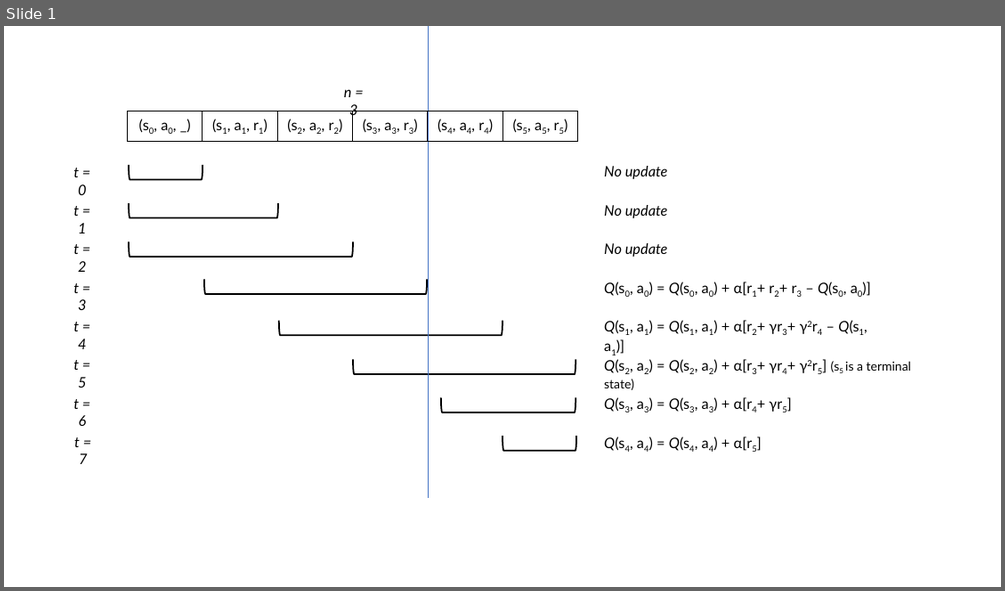
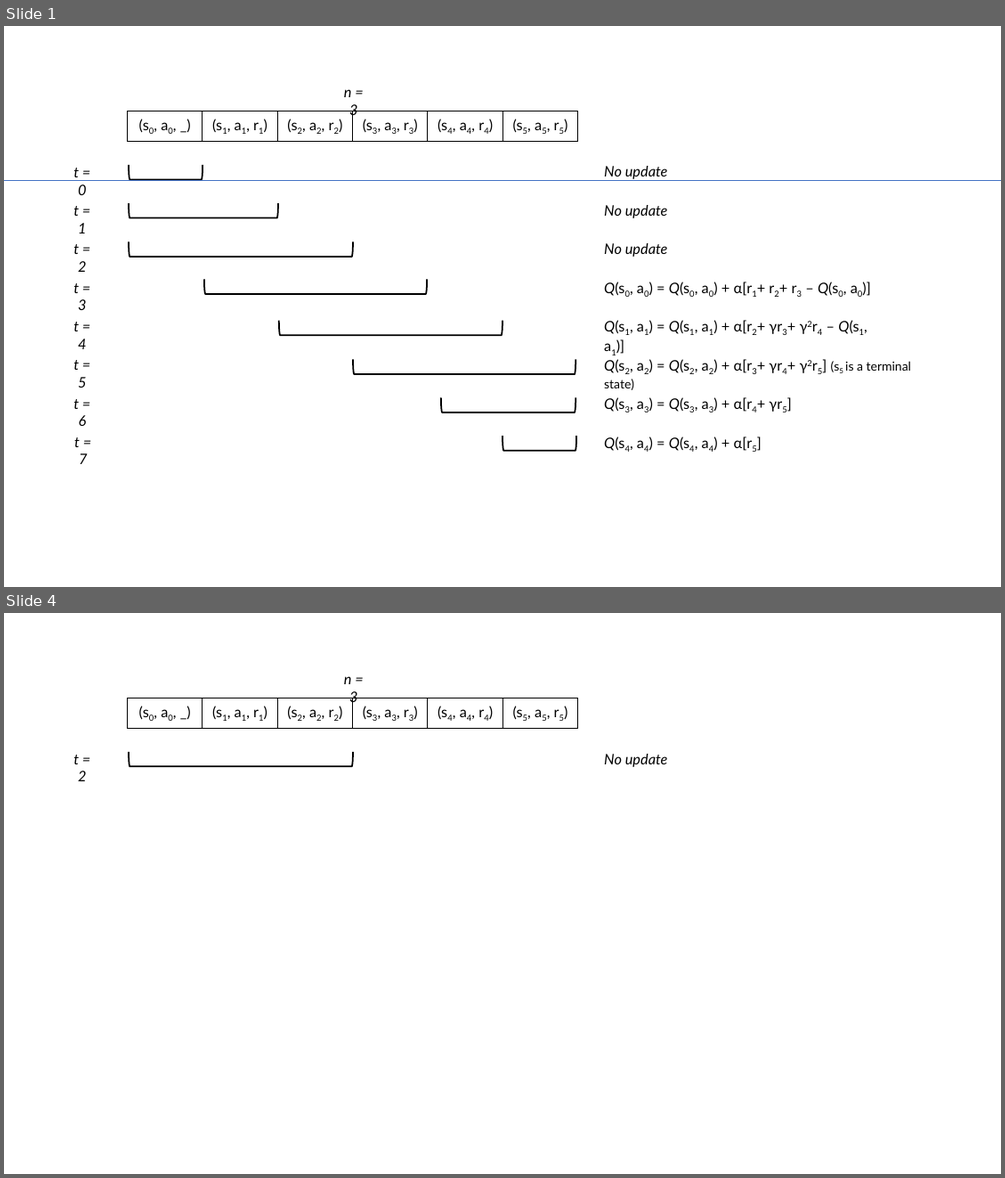
Before and after one commit to mastering-rl/mastering-rl.github.io, a slide deck: single-agent/figs/n-step-windows.pptx. Shown one above the other, each under a label of ours: slide 1 before the commit, slides 1 and 4 after it; the slides between them are not shown. The pictures are 1005x591 and 1005x1178 pixels, drawn with LibreOffice and Linux fonts; fonts in the diff are those of the drawing. Boxes give left, top, right and bottom in pixels: in the first picture for what was removed or moved away, otherwise in the second. Text is boxed around its words. In the diff, an @@ line names an element or a change of style, - is before the commit and + after.

```diff
--- a/single-agent/figs/n-step-windows.pptx
+++ b/single-agent/figs/n-step-windows.pptx
@@ slide 4 added at (4,613,1001,1174), background #FFFFFF @@
@@ text added at (344,676,357,706), 14 pt, text #000000, italic @@
+n = 3
@@ table added at (128,698,576,729), 1 rows, 6 columns @@
+(s0, a0, _) | (s1, a1, r1) | (s2, a2, r2) | (s3, a3, r3) | (s4, a4, r4) | (s5, a5, r5)
@@ text added at (73,755,86,781), 14 pt, text #000000, italic @@
+t = 2
@@ right bracket added at (129,751,353,766), outline #000000 1.5 pt @@
@@ text added at (604,754,668,767), 14 pt, text #000000, italic @@
+No update
@@ slide 1 changed as well @@
@@ line removed from (428, 26) to (428, 498) @@
@@ line added from (1001, 180) to (4, 180), #4472C4 0.5 pt @@
```
Also in this commit, not shown: 7 other slides added, 5 other files.
